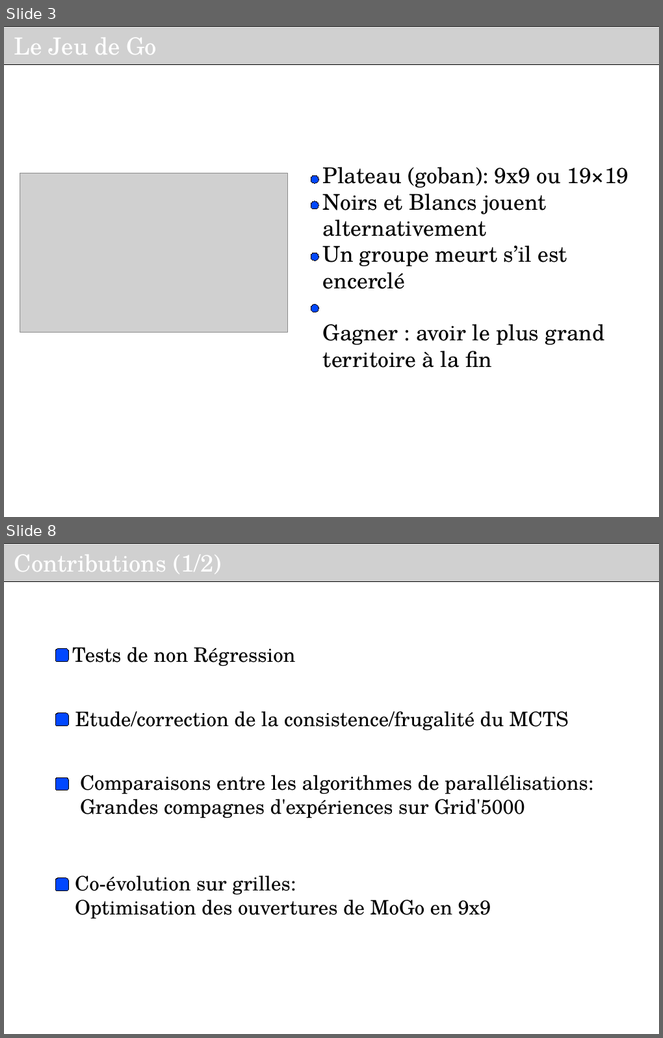
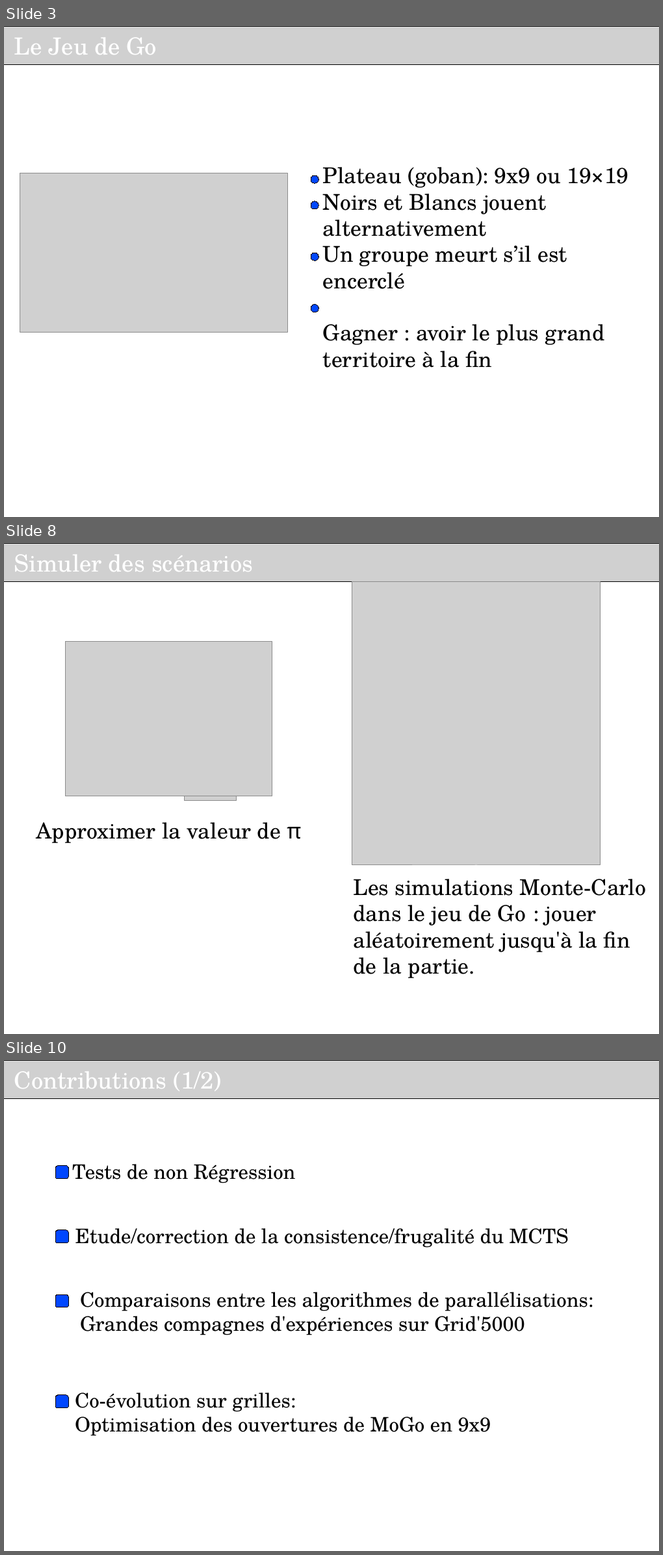
Before and after one commit to haspeleo/Android-Dev, a slide deck: MCTS/Soutenance_INRIA_V2.odp. Shown one above the other, each under a label of ours: slides 3 and 8 before the commit, slides 3, 8 and 10 after it; the slides between them are not shown. The pictures are 663x1038 and 663x1555 pixels, drawn with LibreOffice and Linux fonts; fonts in the diff are those of the drawing; grey boxes stand for pictures; background and template pictures are left out. Boxes give left, top, right and bottom in pixels: in the first picture for what was removed or moved away, otherwise in the second. Text is boxed around its words. In the diff, an @@ line names an element or a change of style, - is before the commit and + after.

```diff
--- a/MCTS/Soutenance_INRIA_V2.odp
+++ b/MCTS/Soutenance_INRIA_V2.odp
@@ slide 8 added at bbox=[4, 543, 659, 1034], background #FFFFFF @@
@@ picture added at bbox=[4, 543, 659, 581], 26 pt, text #FFFFFF @@
+Simuler des scénarios
@@ picture added at bbox=[352, 581, 599, 865] @@
@@ picture added at bbox=[66, 641, 272, 797] @@
@@ picture added at bbox=[185, 775, 237, 800] @@
@@ text added at bbox=[36, 823, 301, 843], 24 pt, text #000000 @@
+Approximer la valeur de π
@@ text added at bbox=[354, 879, 646, 979], 24 pt, text #000000 @@
+Les simulations Monte-Carlo dans le jeu de Go : jouer aléatoirement jusqu'à la fin
+de la partie.
@@ what was slide 8 is now slide 10 @@
```
Also in this commit, not shown: 10 slides changed, 3 other slides added, 1 slide removed, 1 other file.
